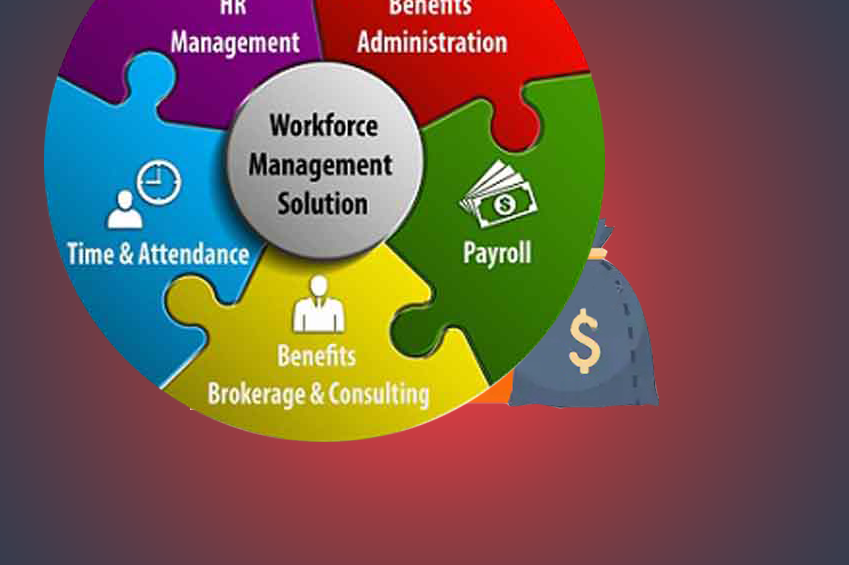
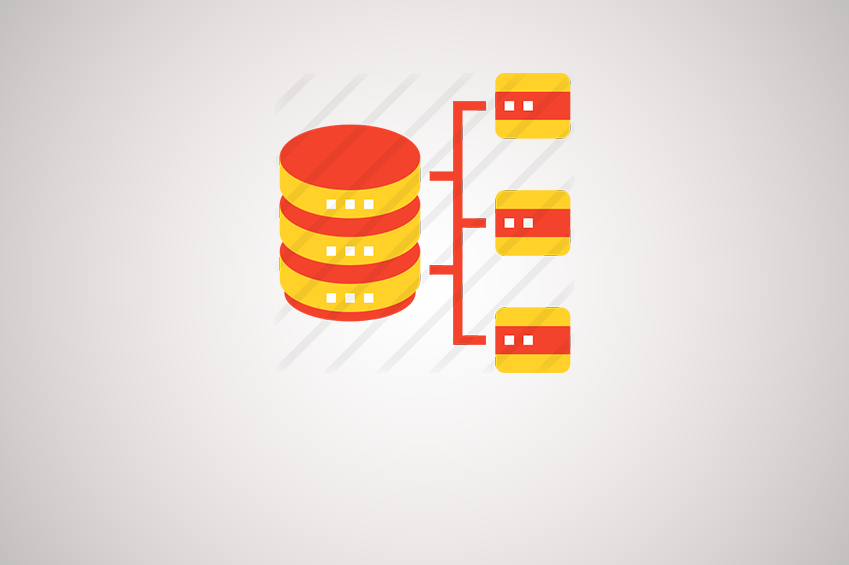
Two versions of the same layered image (849px x 565px). Layer-by-layer changes:
added layer "data-management" above "Layer 5" over [275, 73, 575, 373]
hid "Layer 5", painted on it over [44, 0, 605, 442]
hid "Layer 4" over [190, 75, 659, 410]
painted on "Gradient Fill 1" over [0, 0, 849, 565]
hid "Layer 1", painted on it over [0, 0, 849, 565]
